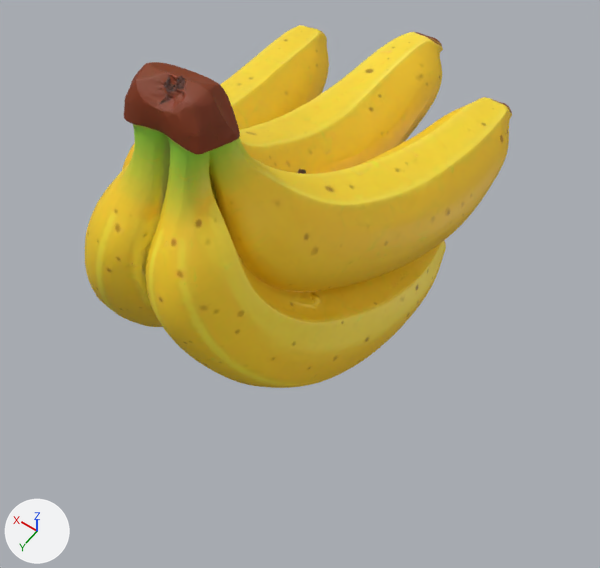
Renders of the glTF model proyectos/mapa-tabasco/modelos/platano.glb from each side of a commit.
One viewpoint serves both versions: a 50 mm camera at (-1.4, 1.95, 2.22) aimed at (-0.23, 0.32, -0.35). Every picture has the same lights, and +X, +Y and +Z are marked at lower left. The picture after the commit comes second. Where no turn or scale is listed for an object, it has been applied to the vertices.
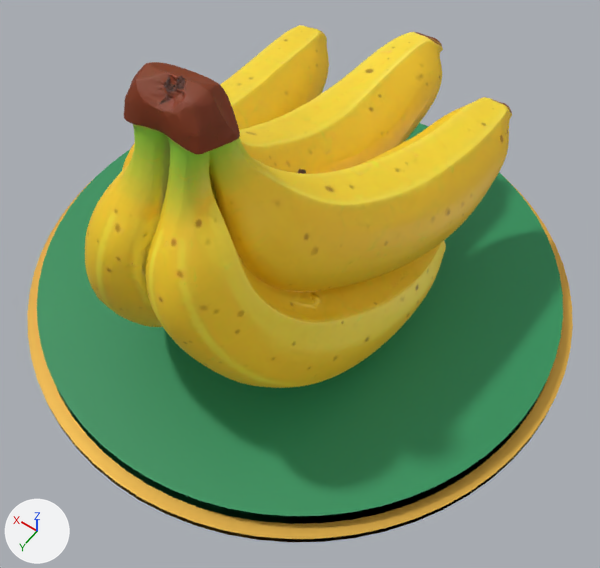
What differs and where, as boxes [x1, y1, x2, y2] in the pictures (600 x 568 px):
'pedestal', added: after [27, 123, 573, 542]
    faces in mat_pedestal (green #2b905b): [37, 123, 563, 524]
    faces in mat_oro (orange #e7b349): [27, 182, 573, 542]

What the commit changed:
Material 'oro' (mat_oro) is new.
Its base color is (0.797, 0.453, 0.0658) (orange #e7b349).
Its metallic is 0.45.
Its roughness is 0.4.
Material 'pedestal' (mat_pedestal) is new.
Its base color is (0.0242, 0.28, 0.104) (green #2b905b).
Its roughness is 0.55.
Mesh me_pedestal is new.
It has 264 vertices, 512 faces and spans x -1.24..1.24, y -1.24..1.24, z -0.84..-0.74.
Faces by material slot: [256, 256].
It uses material mat_pedestal (green #2b905b).
It uses material mat_oro (orange #e7b349).
Object 'pedestal' (ob_pedestal) is new; it shows me_pedestal.
Its location is (-0.001, 0.001, 0.0).
